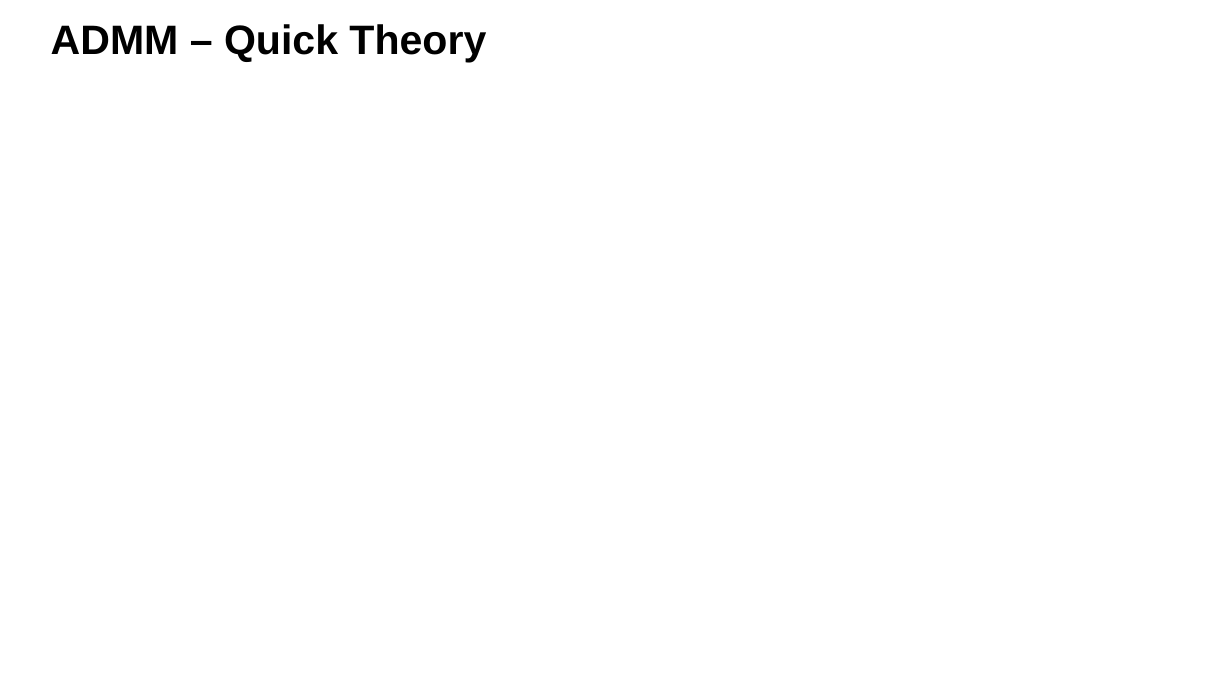
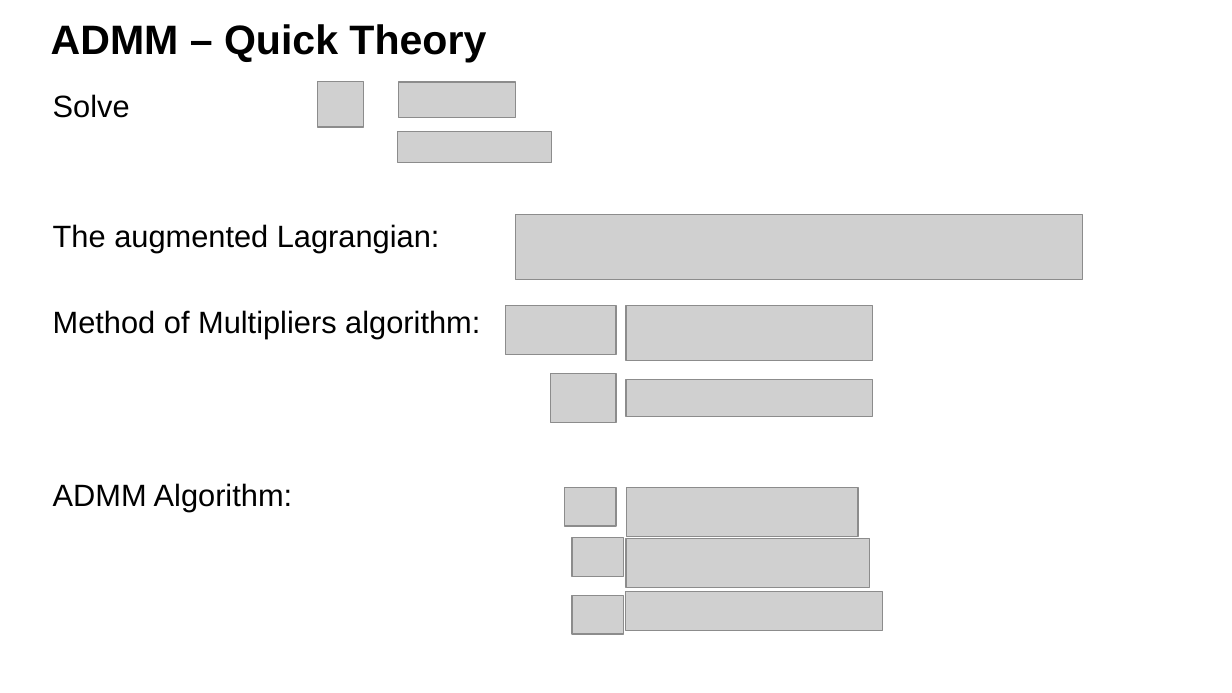
Before and after one commit to sandeepprakash6666/Escape-Paper, a slide deck: slide 5 of Admin/Escape Results.pptx (slide 2 before the commit). Drawn at 1232x693 pixels with LibreOffice and Linux fonts; fonts in the diff are those of the drawing; grey boxes stand for pictures; background and template pictures are left out. Boxes give left, top, right and bottom in pixels: in the first picture for what was removed or moved away, otherwise in the second. Text is boxed around its words. In the diff, an @@ line names an element or a change of style, - is before the commit and + after.

```diff
--- a/Admin/Escape Results.pptx
+++ b/Admin/Escape Results.pptx
@@ picture added at box(318, 81, 363, 127) @@
@@ picture added at box(399, 83, 516, 118) @@
@@ text added at box(53, 94, 480, 511), 18 pt, text #000000 @@
+Solve
+The augmented Lagrangian:
+Method of Multipliers algorithm:
+ADMM Algorithm:
@@ picture added at box(398, 132, 552, 163) @@
@@ picture added at box(516, 214, 1083, 278) @@
@@ group added at box(505, 306, 872, 423): 4 pictures @@
@@ group added at box(564, 488, 883, 633): 6 pictures @@
```
Also in this commit, not shown: 6 other slides changed, 6 slides added, 1 slide removed, 44 other files.
